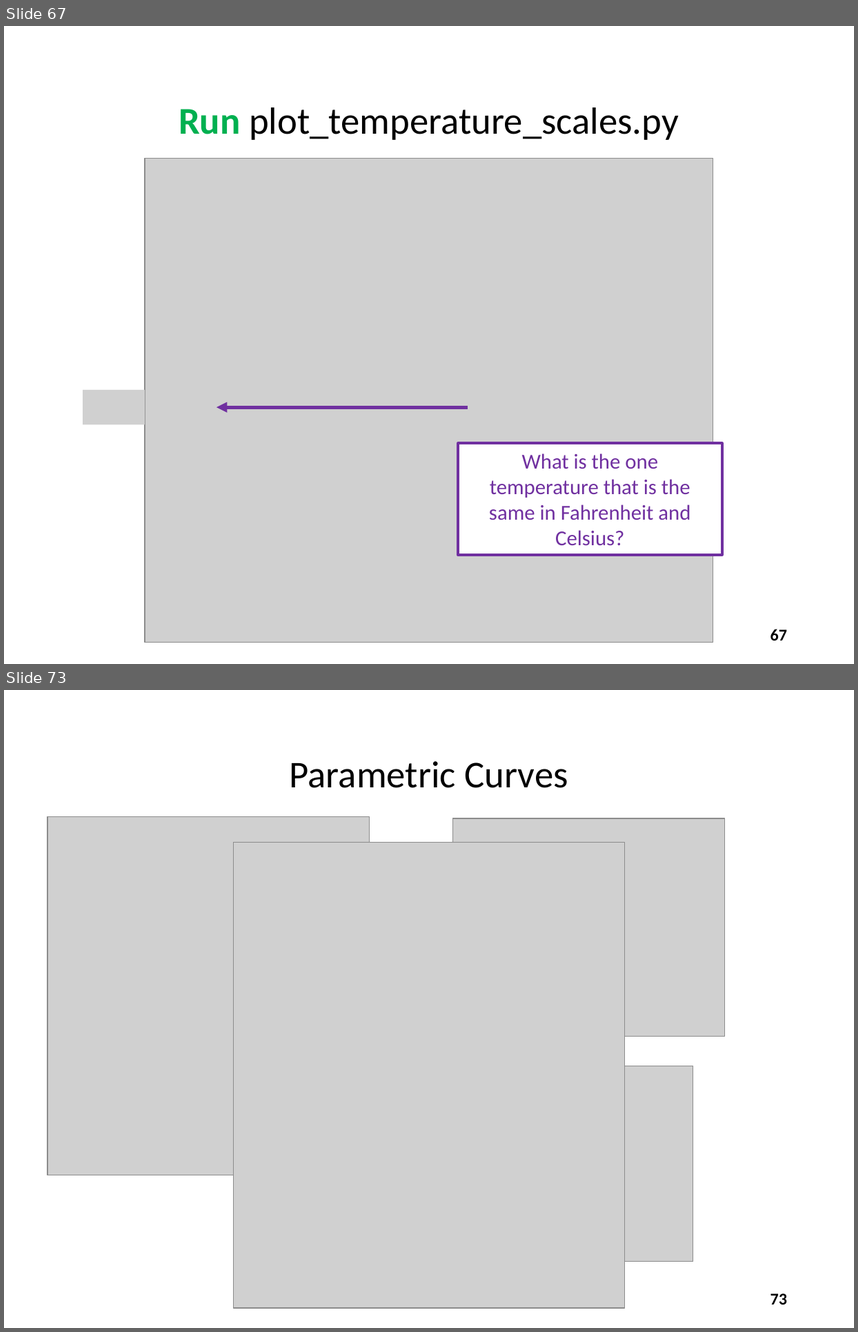
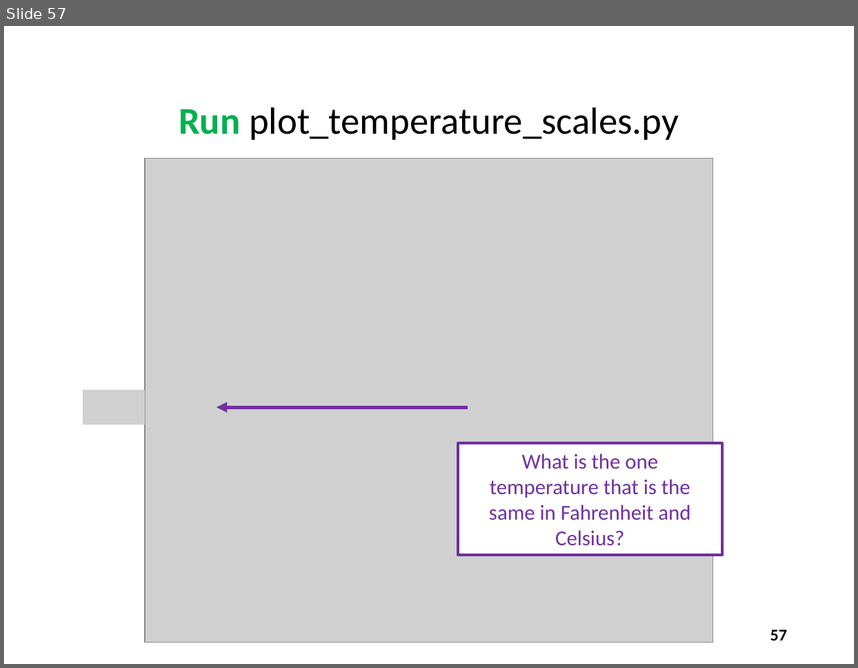
Before and after one commit to dbiersach/scicomp101, a slide deck: Session 05 - Cartesian Graphs and Conic Sections/Session 05 - Cartesian Graphs and Conic Sections.pptx. Shown one above the other, each under a label of ours: slides 67 and 73 before the commit, slide 57 after it; the slides between them are not shown. The pictures are 858x1332 and 858x668 pixels, drawn with LibreOffice and Linux fonts; fonts in the diff are those of the drawing; grey boxes stand for pictures. Boxes give left, top, right and bottom in pixels: in the first picture for what was removed or moved away, otherwise in the second. Text is boxed around its words. In the diff, an @@ line names an element or a change of style, - is before the commit and + after.

```diff
--- a/Session 05 - Cartesian Graphs and Conic Sections/Session 05 - Cartesian Graphs and Conic Sections.pptx
+++ b/Session 05 - Cartesian Graphs and Conic Sections/Session 05 - Cartesian Graphs and Conic Sections.pptx
@@ slide 73 removed at [4,690,854,1328], background #FFFFFF @@
@@ title removed at [290,761,568,788] @@
-Parametric Curves
@@ picture removed at [47,817,370,1174] @@
@@ picture removed at [452,818,724,1036] @@
@@ picture removed at [234,842,626,1308] @@
@@ picture removed at [484,1066,693,1261] @@
@@ page number removed at [771,1293,787,1304] @@
-73
@@ what was slide 67 is now slide 57 @@
@@ page number at [771,629,787,640]: text changed @@
-67
+57
```
Also in this commit, not shown: 11 slides changed, 2 slides added, 28 other slides removed.
